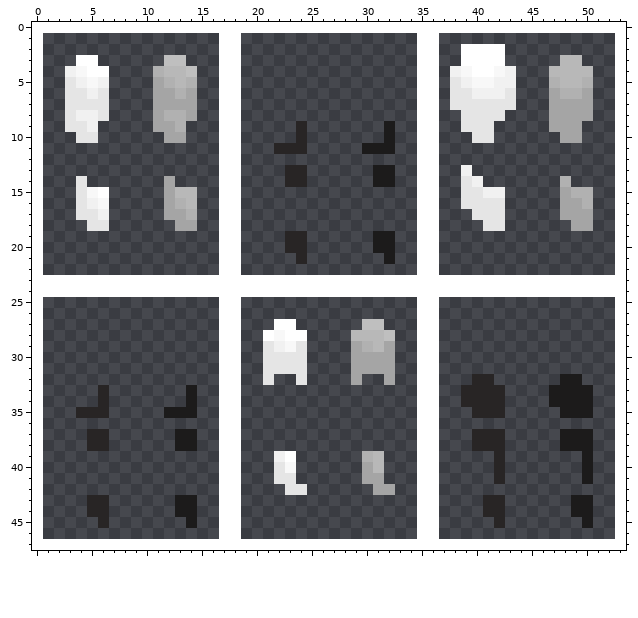
A pixel-art sprite gets an edit: Binary Blitz/Assets/# Project Assets/Sprites/Player Character/CharArmsSeparated.png. This is how it looked before the edit.
The file is 54x48 pixels. Colours within 5 levels of each other are drawn and written as one.
After the commit:
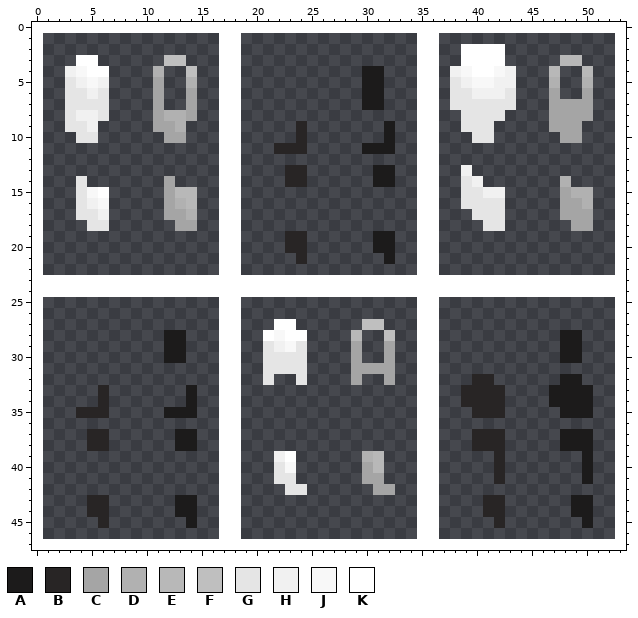
Palette (. is transparent): A #1c1b1b  B #282525  C #a5a5a5  D #b1b1b1  E #b8b8b8  F #bfbfbf  G #e5e5e5  H #f1f1f1  J #f8f8f8  K #ffffff
Difference:
The edit adds colour A in rows 4 to 7 at x 30 to 31; in rows 28 to 30 at x 12 to 13 and 48 to 49.
Colour C is gone in row 6 at x 12; in row 7 at x 12 to 13; in row 30 at x 30 to 31.
Colour D is gone in row 5 at x 12; in row 6 at x 13 and 48 to 49; in row 29 at x 30.
Colour E is gone in row 4 at x 12 to 13 and 48 to 49; in row 5 at x 13 and 48 to 49; in row 28 at x 30 to 31; in row 29 at x 31.
